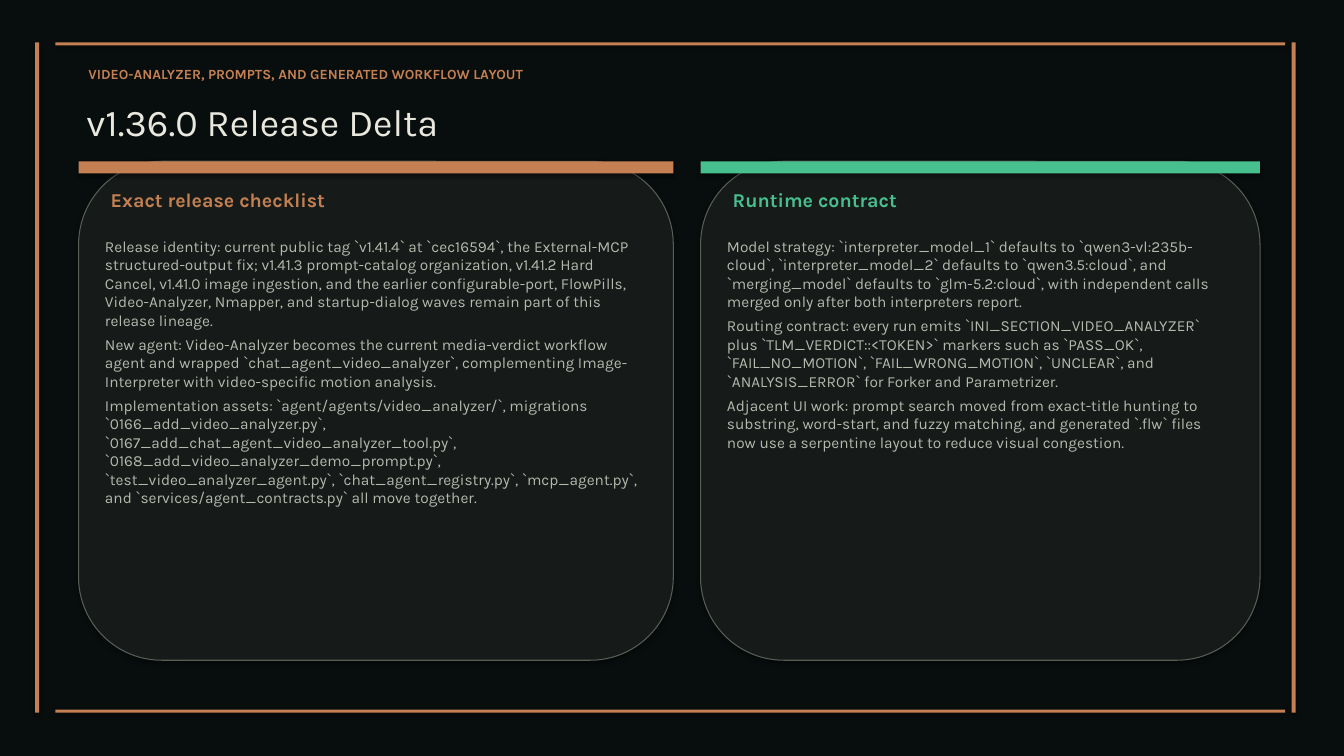
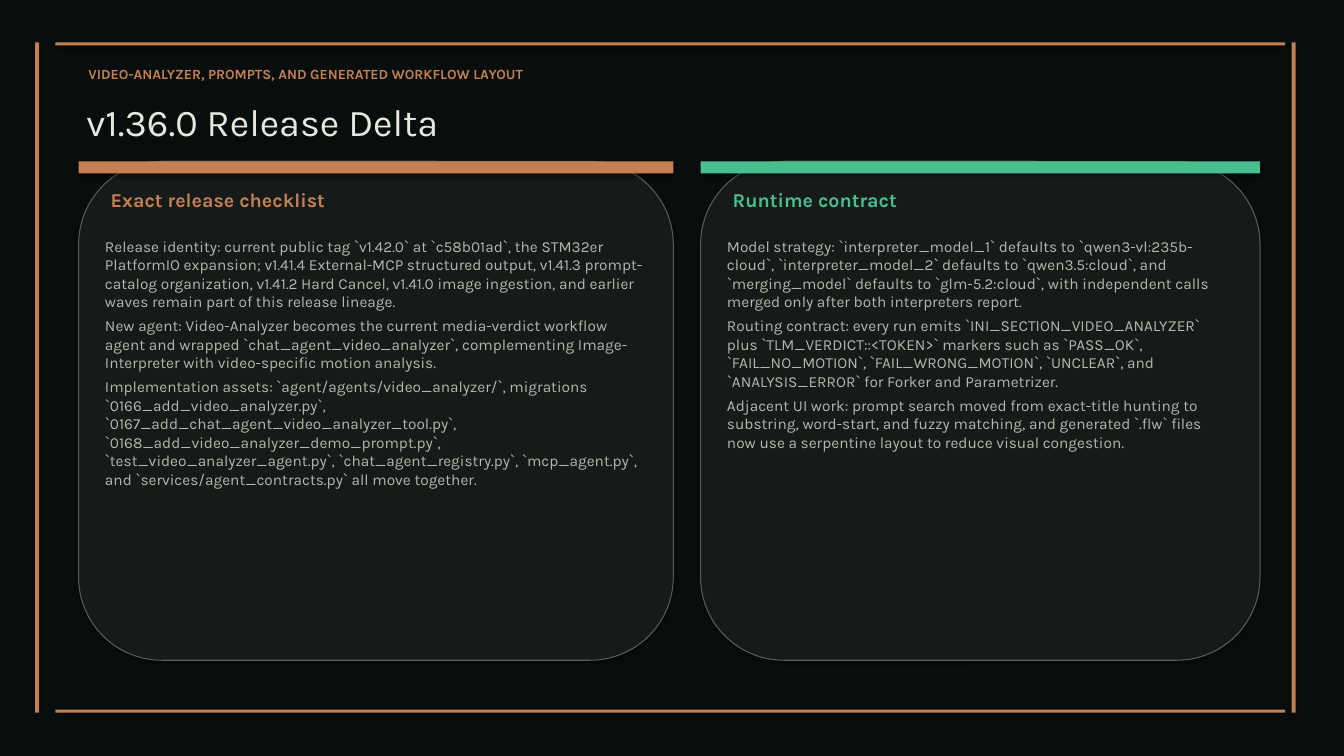
Before and after one commit to XAIHT/Tlamatini, a slide deck: slide 52 of Tlamatini_eXtended_Artificial_Intelligence_Humanly_Tempered.pptx (slide 49 before the commit). Drawn at 1344x756 pixels with LibreOffice and Linux fonts; fonts in the diff are those of the drawing. Boxes give left, top, right and bottom in pixels: in the first picture for what was removed or moved away, otherwise in the second. Text is boxed around its words. In the diff, an @@ line names an element or a change of style, - is before the commit and + after.

```diff
--- a/Tlamatini_eXtended_Artificial_Intelligence_Humanly_Tempered.pptx
+++ b/Tlamatini_eXtended_Artificial_Intelligence_Humanly_Tempered.pptx
@@ text at (x1=105, y1=240, x2=643, y2=311): text changed @@
-Release identity: current public tag `v1.41.4` at `cec16594`, the External-MCP structured-output fix; v1.41.3 prompt-catalog organization, v1.41.2 Hard Cancel, v1.41.0 image ingestion, and the earlier configurable-port, FlowPills, Video-Analyzer, Nmapper, and startup-dialog waves remain part of this release lineage.
+Release identity: current public tag `v1.42.0` at `c58b01ad`, the STM32er PlatformIO expansion; v1.41.4 External-MCP structured output, v1.41.3 prompt-catalog organization, v1.41.2 Hard Cancel, v1.41.0 image ingestion, and earlier waves remain part of this release lineage.
```
Also in this commit, not shown: 27 other slides changed, 5 slides added, 1 slide removed, 7 other files.
